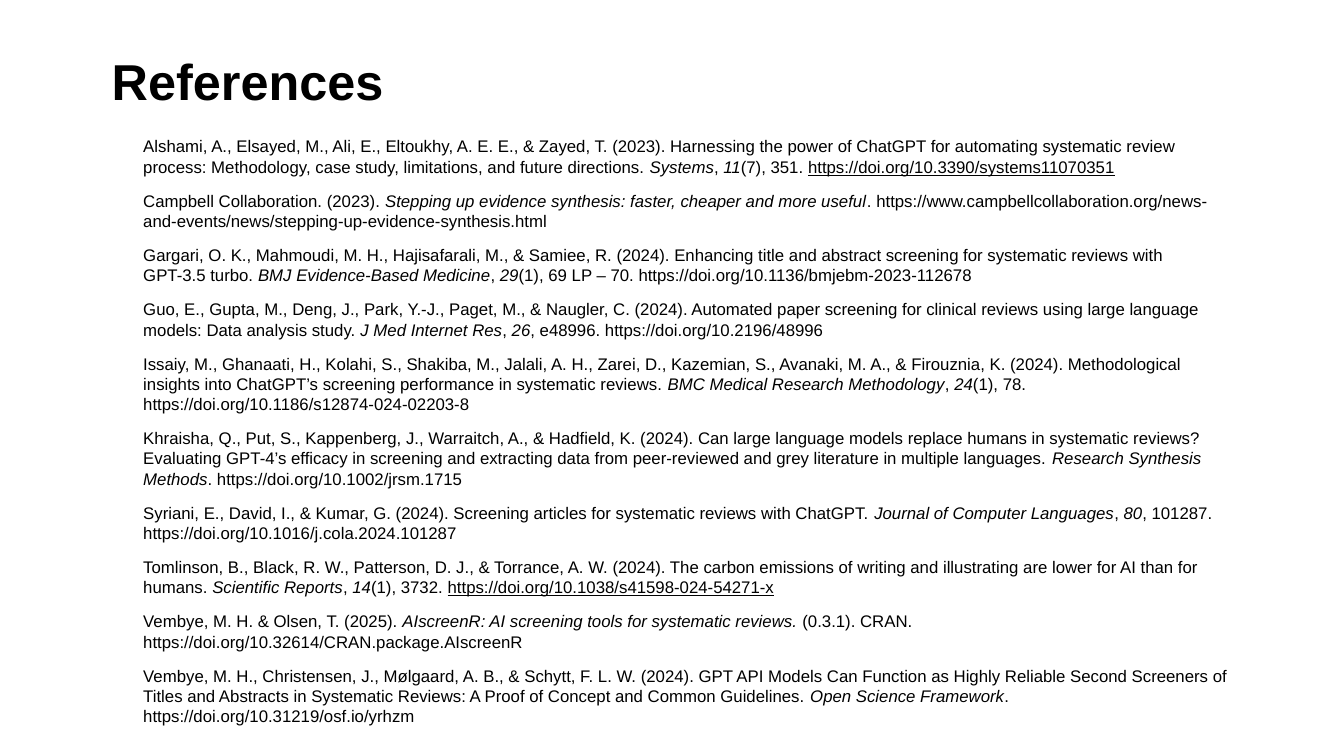
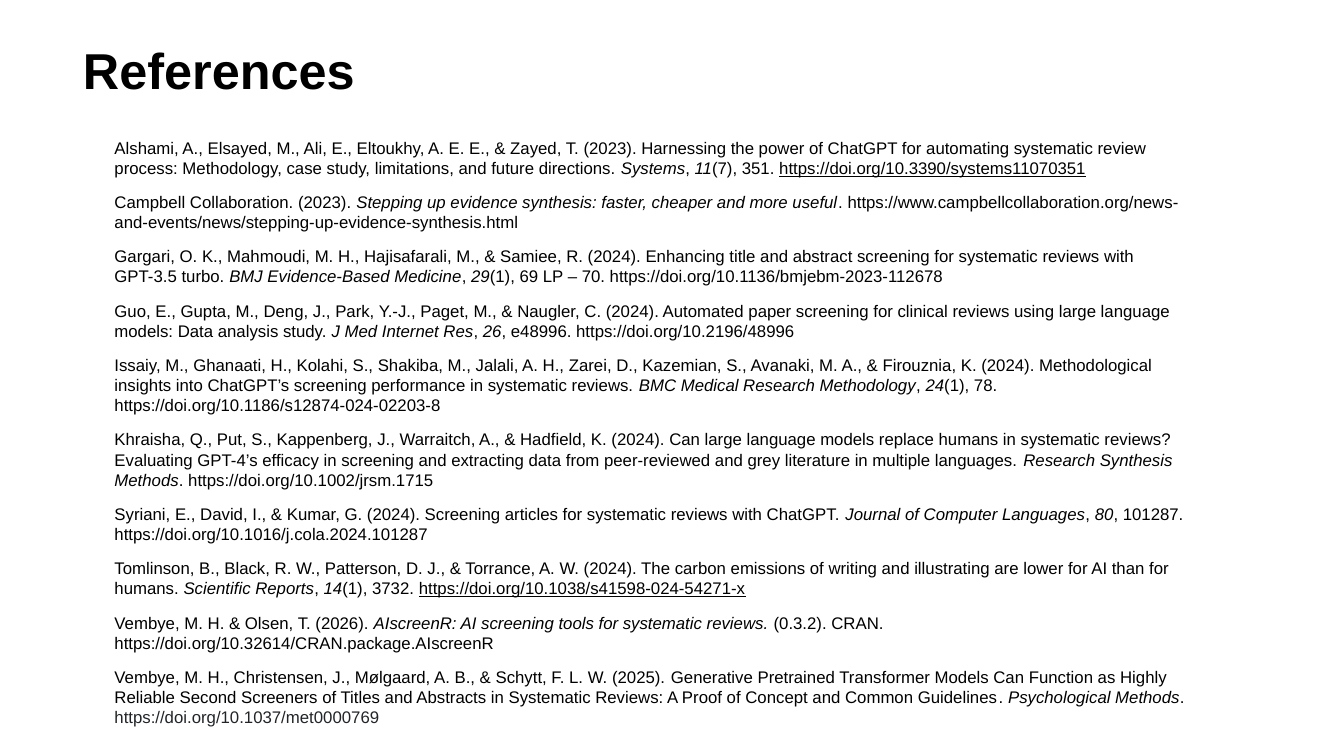
Before and after one commit to MikkelVembye/IRM2026, a slide deck: slide 15 of screen-with-gpt-models.pptx (slide 14 before the commit). Drawn at 1344x756 pixels with LibreOffice and Linux fonts; fonts in the diff are those of the drawing; background and template pictures are left out. Boxes give left, top, right and bottom in pixels: in the first picture for what was removed or moved away, otherwise in the second. Text is boxed around its words. In the diff, an @@ line names an element or a change of style, - is before the commit and + after.

```diff
--- a/screen-with-gpt-models.pptx
+++ b/screen-with-gpt-models.pptx
@@ title "References": place and size @@
-title "References" at bbox=[112, 63, 384, 101]
+title "References" at bbox=[83, 52, 355, 90]
@@ text "Alshami, A., Elsayed, M., Ali, ...": place and size @@
-text "Alshami, A., Elsayed, M., Ali, ..." at bbox=[143, 140, 1227, 726]
+text "Alshami, A., Elsayed, M., Ali, ..." at bbox=[114, 142, 1184, 727]
@@ text at bbox=[114, 617, 1184, 727]: text changed @@
-• Vembye, M. H. & Olsen, T. (2025). AIscreenR: AI screening tools for systematic reviews. (0.3.1). CRAN. https://doi.org/10.32614/CRAN.package.AIscreenR
-• Vembye, M. H., Christensen, J., Mølgaard, A. B., & Schytt, F. L. W. (2024). GPT API Models Can Function as Highly Reliable Second Screeners of Titles and Abstracts in Systematic Reviews: A Proof of Concept and Common Guidelines. Open Science Framework. https://doi.org/10.31219/osf.io/yrhzm
+• Vembye, M. H. & Olsen, T. (2026). AIscreenR: AI screening tools for systematic reviews. (0.3.2). CRAN. https://doi.org/10.32614/CRAN.package.AIscreenR
+• Vembye, M. H., Christensen, J., Mølgaard, A. B., & Schytt, F. L. W. (2025). Generative Pretrained Transformer Models Can Function as Highly Reliable Second Screeners of Titles and Abstracts in Systematic Reviews: A Proof of Concept and Common Guidelines. Psychological Methods. https://doi.org/10.1037/met0000769
```
Also in this commit, not shown: 10 other slides changed, 1 slide added, 35 other files.
